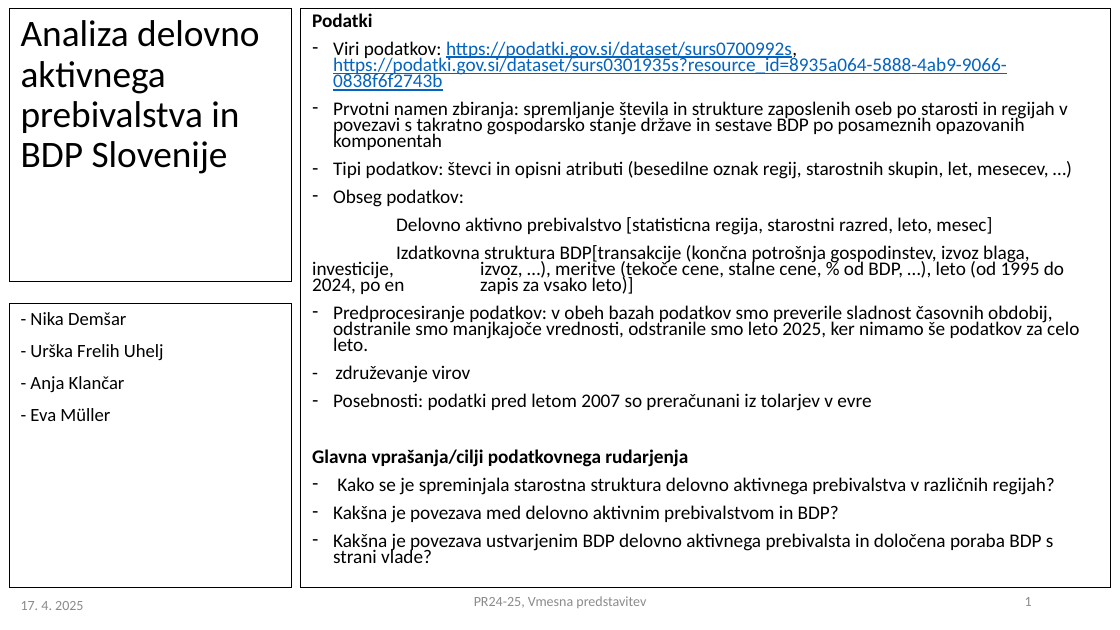
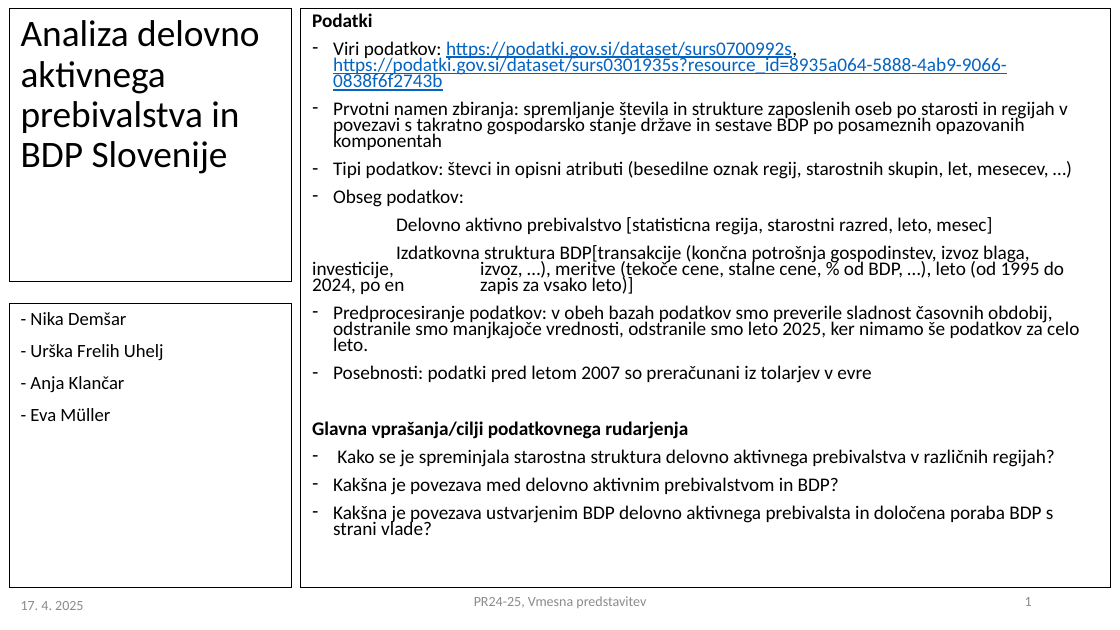
Before and after one commit to nirinja/PR259, a slide deck: slide 1 of PR2024-25_VMESNA_9.pptx. Drawn at 1120x630 pixels with LibreOffice and Linux fonts; fonts in the diff are those of the drawing. Boxes give left, top, right and bottom in pixels: in the first picture for what was removed or moved away, otherwise in the second. Text is boxed around its words. In the diff, an @@ line names an element or a change of style, - is before the commit and + after.

```diff
--- a/PR2024-25_VMESNA_9.pptx
+++ b/PR2024-25_VMESNA_9.pptx
@@ text at (335, 365, 470, 383): paragraph removed @@
-- združevanje virov
```
Also in this commit, not shown: 1 other slide changed, 1 other file.
